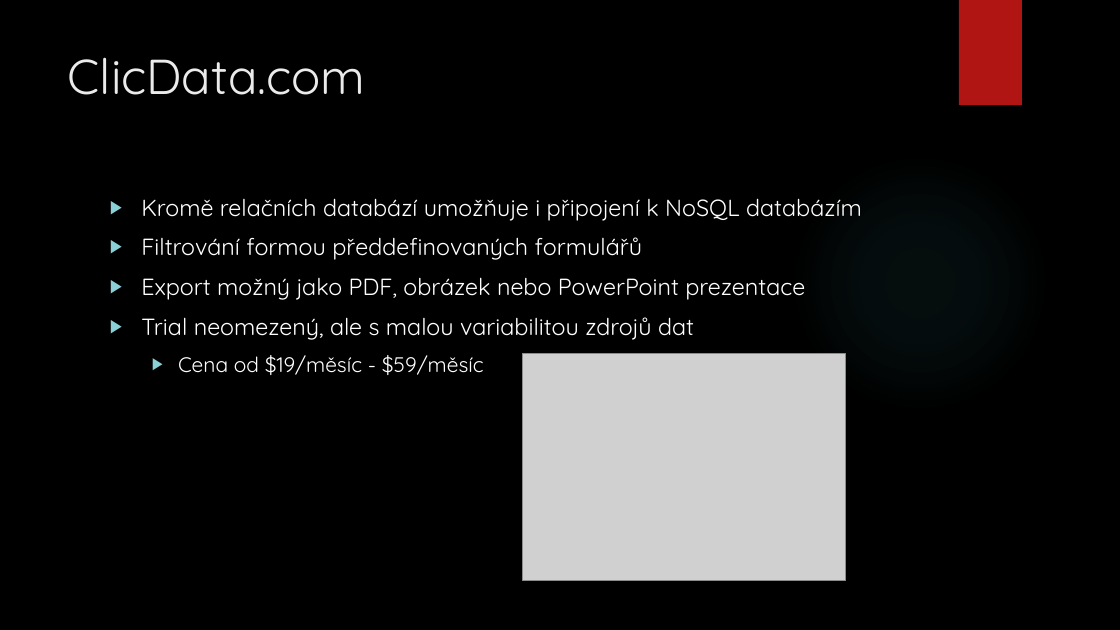
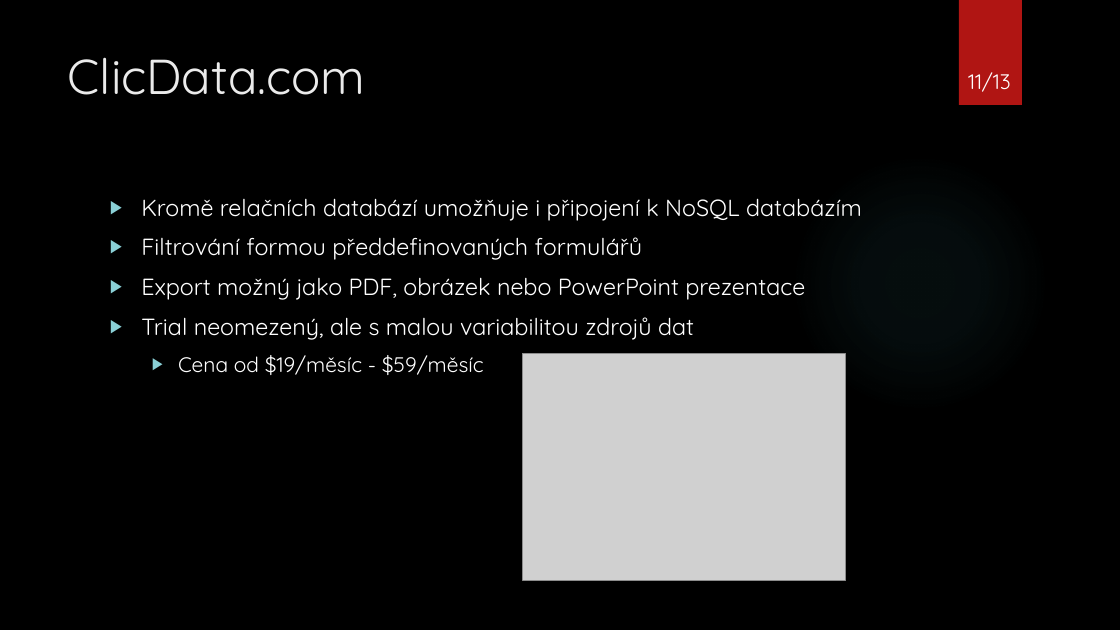
Before and after one commit to topiker/skola, a slide deck: slide 11 of DMB2/Webové dashboard technologie.pptx (slide 10 before the commit). Drawn at 1120x630 pixels with LibreOffice and Linux fonts; fonts in the diff are those of the drawing; grey boxes stand for pictures; background and template pictures are left out. Boxes give left, top, right and bottom in pixels: in the first picture for what was removed or moved away, otherwise in the second. Text is boxed around its words. In the diff, an @@ line names an element or a change of style, - is before the commit and + after.

```diff
--- a/DMB2/Webové dashboard technologie.pptx
+++ b/DMB2/Webové dashboard technologie.pptx
@@ text added at (968,72,1011,92), 18 pt, text #FFFFFF @@
+11/13
```
Also in this commit, not shown: 11 other slides changed, 1 slide added, 5 other files.
